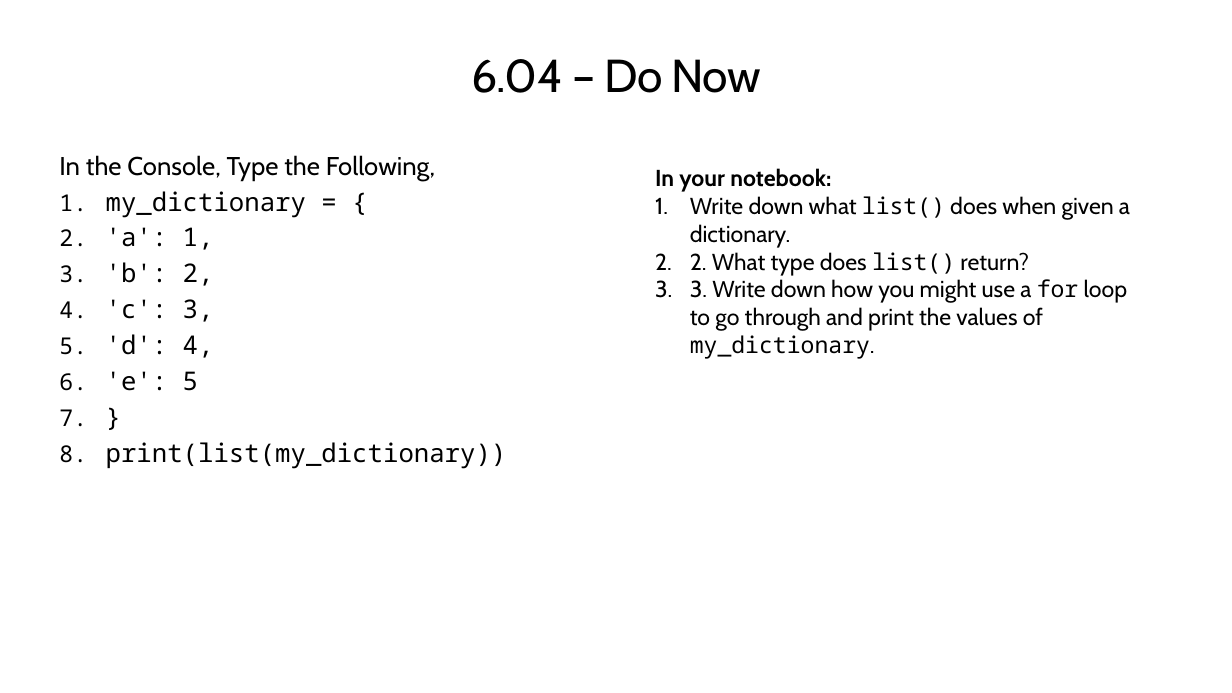
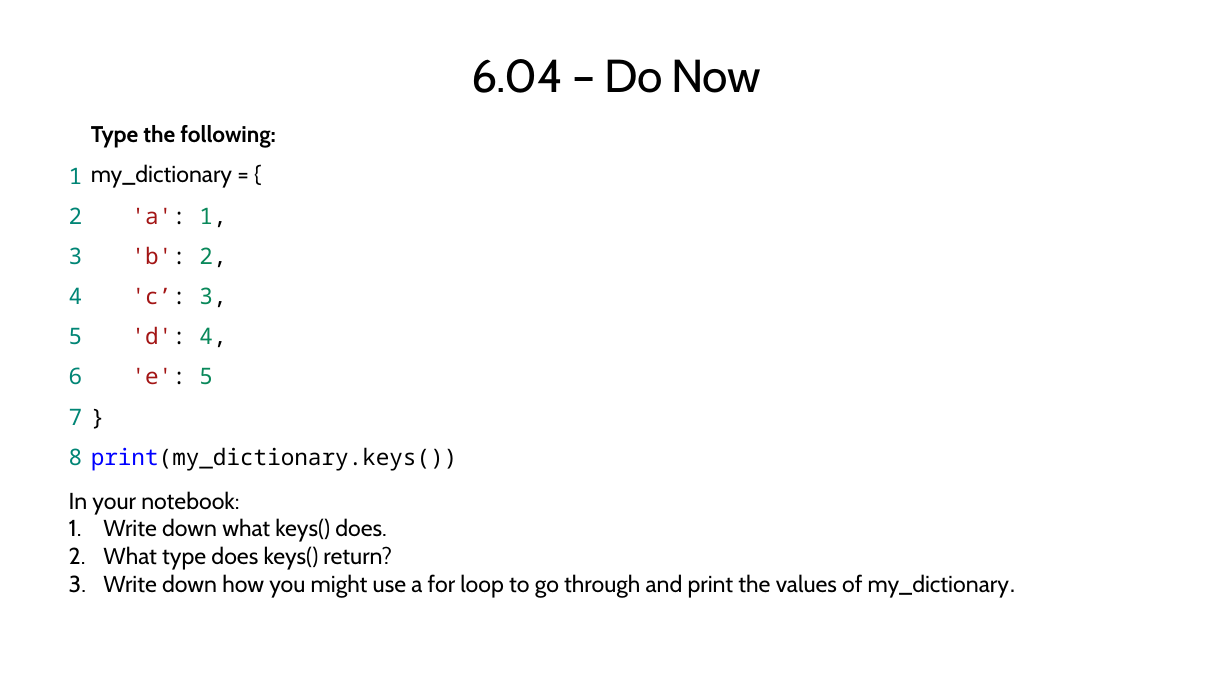
Before and after one commit to TEALSK12/2nd-semester-introduction-to-computer-science, a slide deck: slide 4 of units/6_unit/slidedecks/Intro Python 6.04 TEALS.pptx. Drawn at 1232x693 pixels with LibreOffice and Linux fonts; fonts in the diff are those of the drawing; background and template pictures are left out. Boxes give left, top, right and bottom in pixels: in the first picture for what was removed or moved away, otherwise in the second. Text is boxed around its words. In the diff, an @@ line names an element or a change of style, - is before the commit and + after.

```diff
--- a/units/6_unit/slidedecks/Intro Python 6.04 TEALS.pptx
+++ b/units/6_unit/slidedecks/Intro Python 6.04 TEALS.pptx
@@ table added at (59, 116, 473, 479), 9 rows, 2 columns @@
+ | Type the following:
+1 | my_dictionary = {
+2 | 'a': 1,
+3 | 'b': 2,
+4 | 'c’: 3,
+5 | 'd': 4,
+6 | 'e': 5
+7 | }
+8 | print(my_dictionary.keys())
@@ text removed at (59, 155, 507, 469) @@
-In the Console, Type the Following,
-1. my_dictionary = {
-2. 'a': 1,
-3. 'b': 2,
-4. 'c': 3,
-5. 'd': 4,
-6. 'e': 5
-7. }
-8. print(list(my_dictionary))
@@ text "In your notebook:": place and size @@
-text "In your notebook:" at (655, 168, 1130, 359)
+text "In your notebook:" at (69, 491, 1016, 598)
@@ text at (69, 491, 239, 515): bold off in "In your notebook:" @@
@@ text at (103, 518, 1016, 598): text changed @@
-1. Write down what list() does when given a dictionary.
-2. 2. What type does list() return?
-3. 3. Write down how you might use a for loop to go through and print the values of my_dictionary.
+1. Write down what keys() does.
+2. What type does keys() return?
+3. Write down how you might use a for loop to go through and print the values of my_dictionary.
```
Also in this commit, not shown: 3 other slides changed, 1 slide added, 5 other files.
